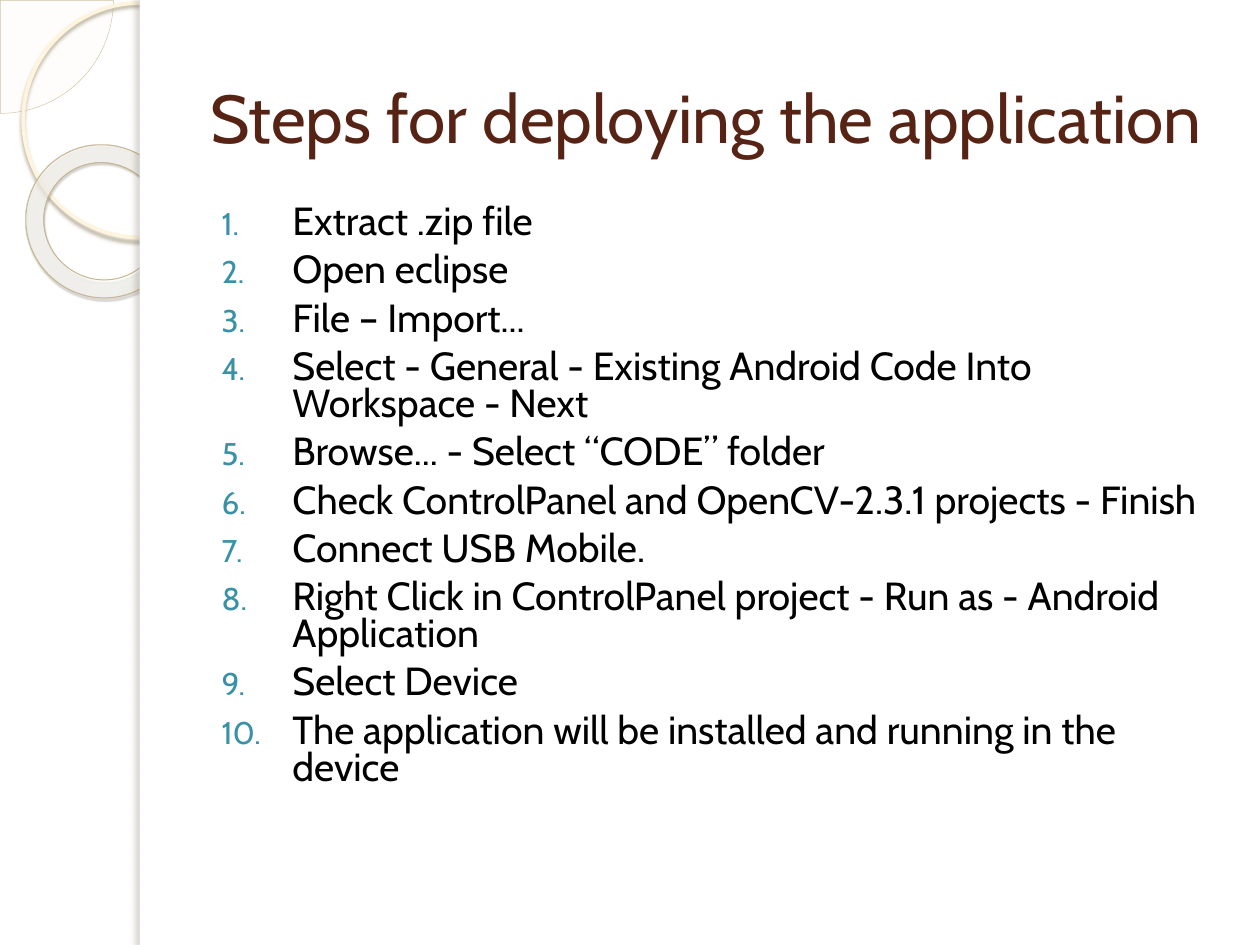
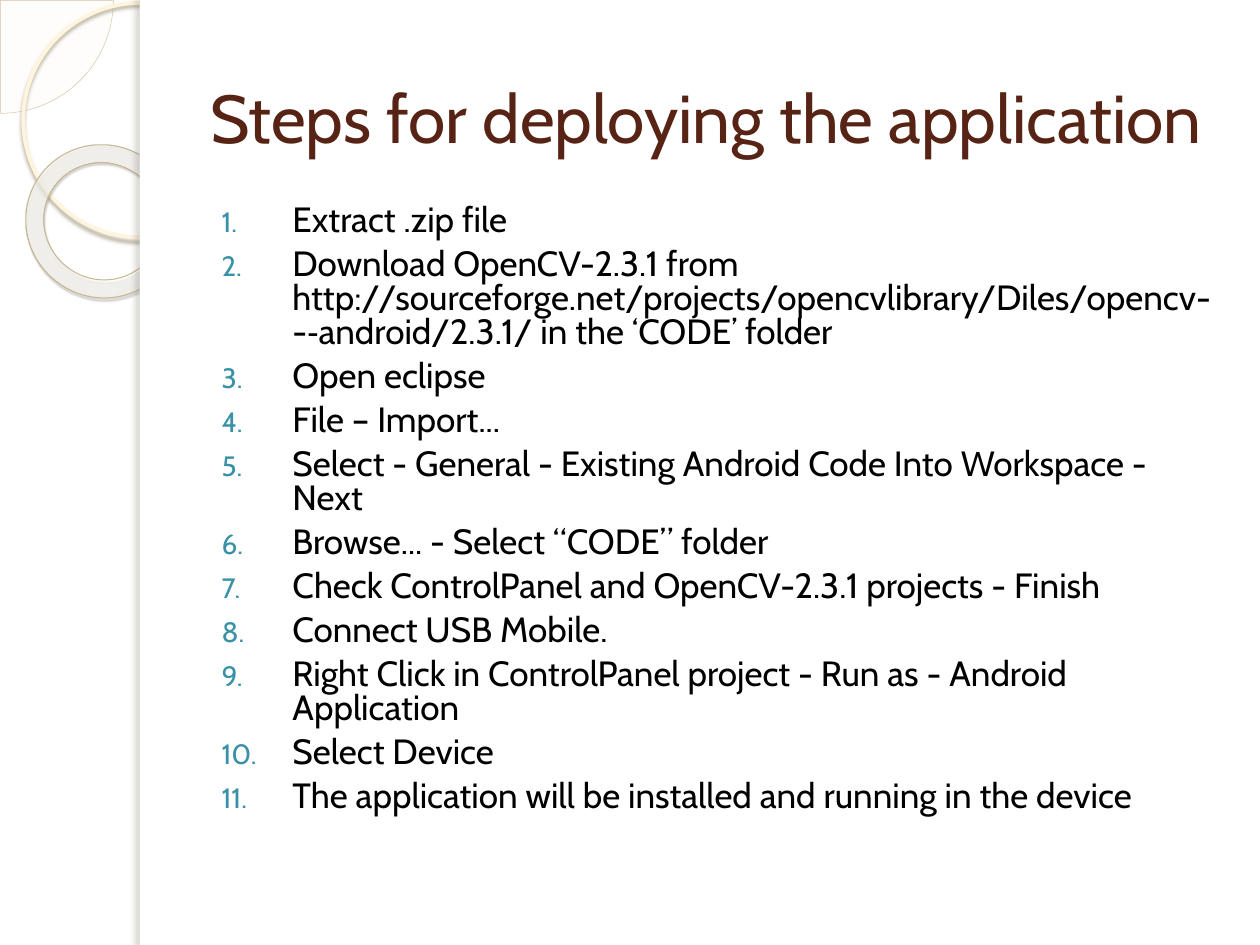
Before and after one commit to desperado1992/ivandroid, a slide deck: slide 12 of Presentacion/doc/AnalisisGarciaGallardoOrion.pptx. Drawn at 1260x945 pixels with LibreOffice and Linux fonts; fonts in the diff are those of the drawing; background and template pictures are left out. Boxes give left, top, right and bottom in pixels: in the first picture for what was removed or moved away, otherwise in the second. Text is boxed around its words. In the diff, an @@ line names an element or a change of style, - is before the commit and + after.

Commit message:
doc update

```diff
--- a/Presentacion/doc/AnalisisGarciaGallardoOrion.pptx
+++ b/Presentacion/doc/AnalisisGarciaGallardoOrion.pptx
@@ text at [292, 205, 1132, 817]: size 22.4 to 20 pt in "Extract .zip file", "Open eclipse", "File – Import...", "Select - General - Existing Android Code ..." and 6 more places @@
@@ text at [292, 249, 1211, 347]: paragraph added @@
+2. Download OpenCV-2.3.1 from http://sourceforge.net/projects/opencvlibrary/Diles/opencv--‐android/2.3.1/ in the ‘CODE’ folder
```
